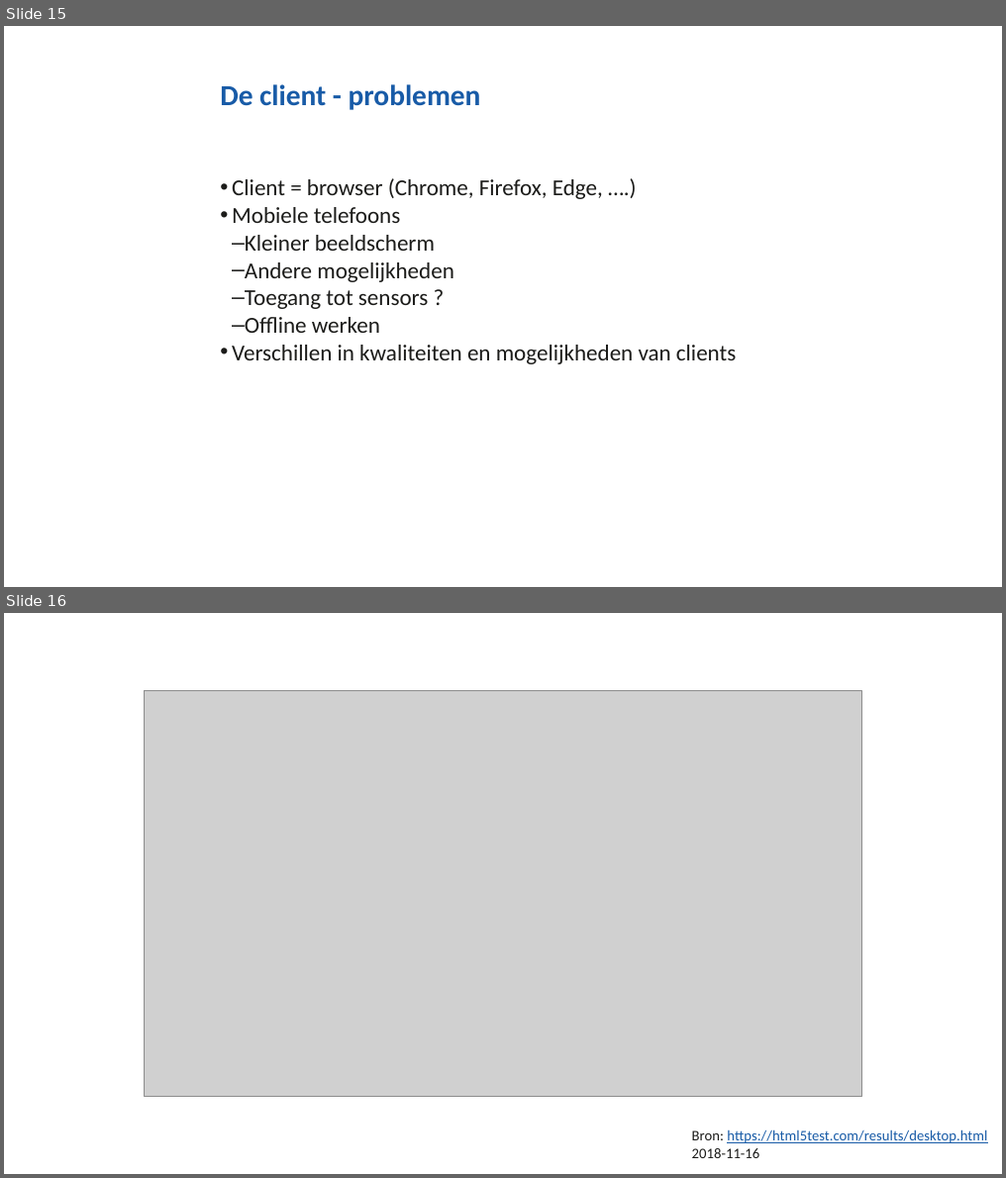
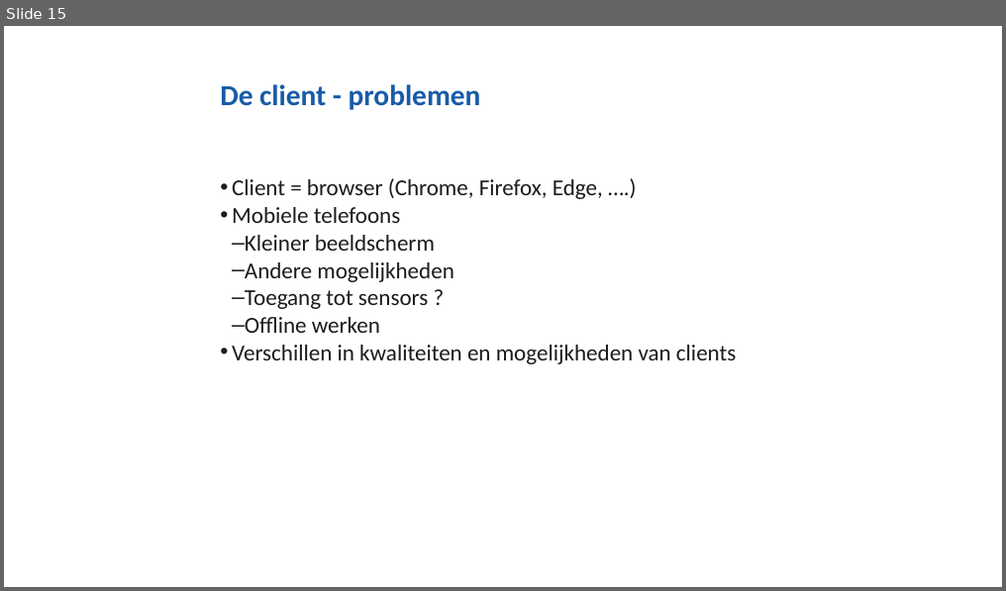
Before and after one commit to NHLStenden/Flex-WebDevelopment-FrontEndDevelopment, a slide deck: Presentatie/Front-End Development.pptx. Shown one above the other, each under a label of ours: slides 15 and 16 before the commit, slide 15 after it. The pictures are 1006x1178 and 1006x591 pixels, drawn with LibreOffice and Linux fonts; fonts in the diff are those of the drawing; grey boxes stand for pictures; background and template pictures are left out. Boxes give left, top, right and bottom in pixels: in the first picture for what was removed or moved away, otherwise in the second. Text is boxed around its words. In the diff, an @@ line names an element or a change of style, - is before the commit and + after.

Commit message:
Updated links to github repo (first lessons) - new stats on HTML5

```diff
--- a/Presentatie/Front-End Development.pptx
+++ b/Presentatie/Front-End Development.pptx
@@ slide 16 removed at <box>4,613,1002,1174</box>, background #FFFFFF @@
@@ picture removed at <box>144,691,861,1096</box> @@
@@ text removed at <box>692,1130,987,1158</box> @@
-Bron: https://html5test.com/results/desktop.html
-2018-11-16
```
Also in this commit, not shown: 4 slides changed, 2 slides added, 1 other slide removed.
